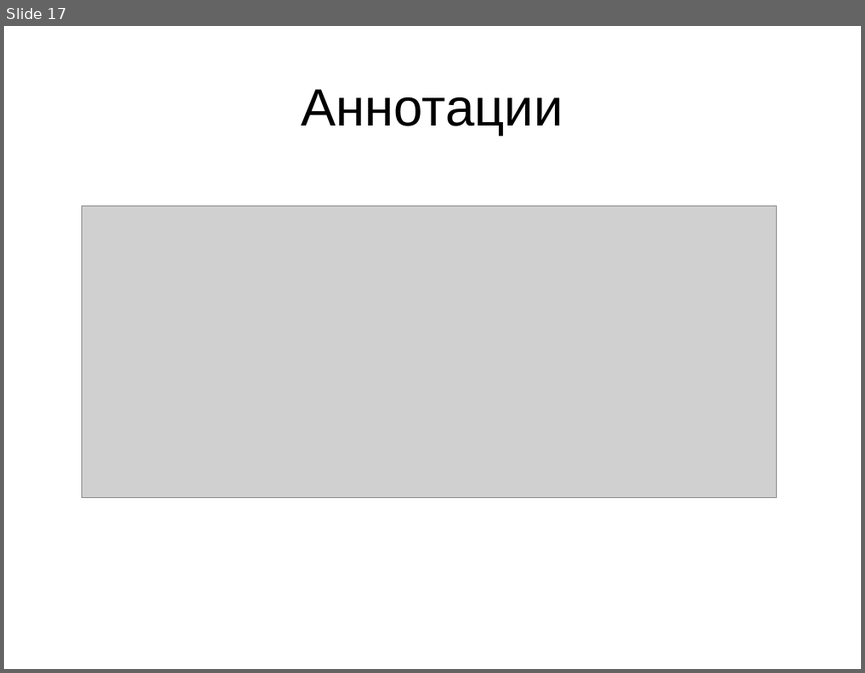
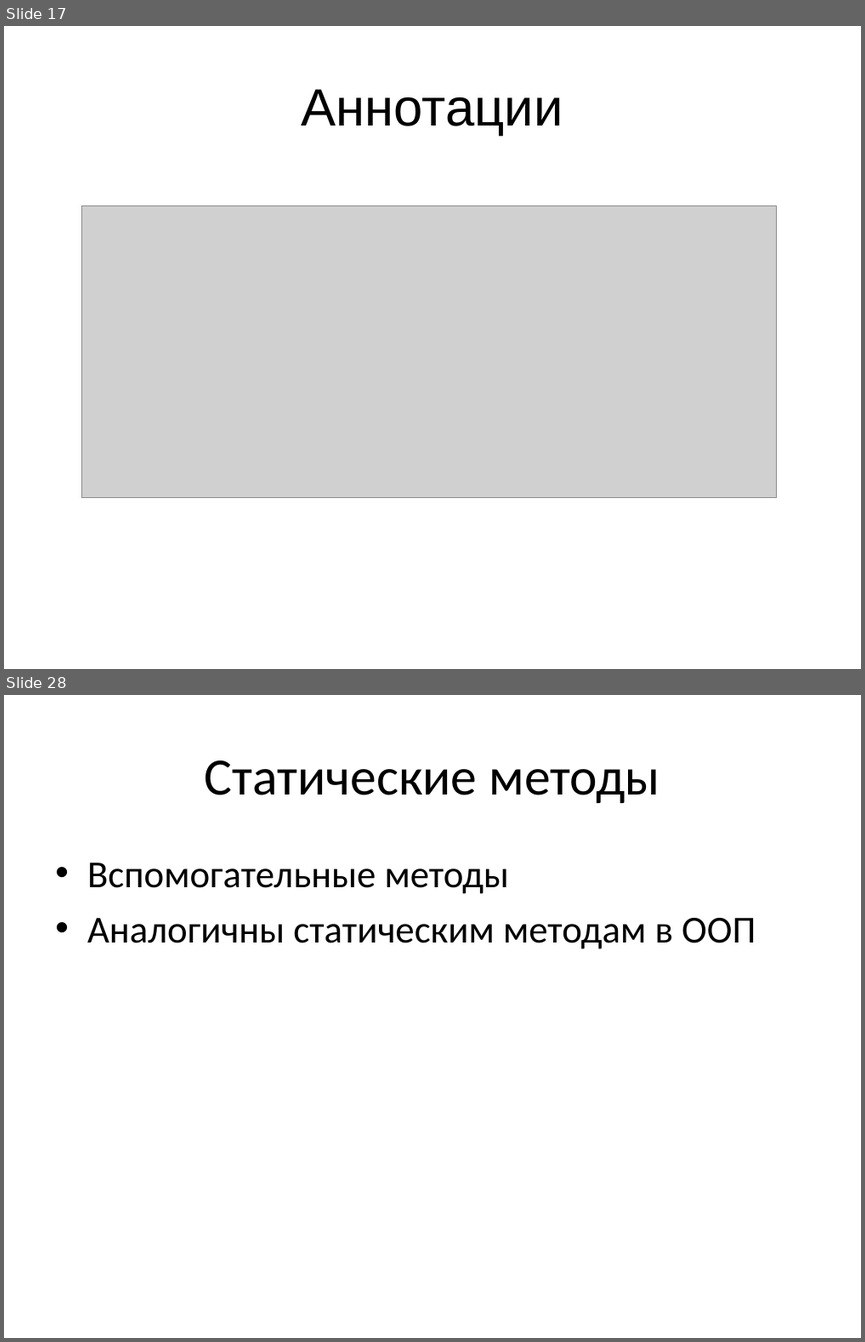
Before and after one commit to mazine/umk, a slide deck: presentations/mps-structure.ppt. Shown one above the other, each under a label of ours: slide 17 before the commit, slides 17 and 28 after it; the slides between them are not shown. The pictures are 865x673 and 865x1342 pixels, drawn with LibreOffice and Linux fonts; fonts in the diff are those of the drawing; grey boxes stand for pictures. Boxes give left, top, right and bottom in pixels: in the first picture for what was removed or moved away, otherwise in the second. Text is boxed around its words. In the diff, an @@ line names an element or a change of style, - is before the commit and + after.

```diff
--- a/presentations/mps-structure.ppt
+++ b/presentations/mps-structure.ppt
@@ slide 28 added at (x1=4, y1=695, x2=861, y2=1338), background #FFFFFF @@
@@ title added at (x1=204, y1=760, x2=659, y2=803), 44 pt, text #000000 @@
+Статические методы
@@ text added at (x1=87, y1=862, x2=755, y2=949), 32 pt, text #000000 @@
+• Вспомогательные методы
+• Аналогичны статическим методам в ООП
```
Also in this commit, not shown: 10 other slides added.
